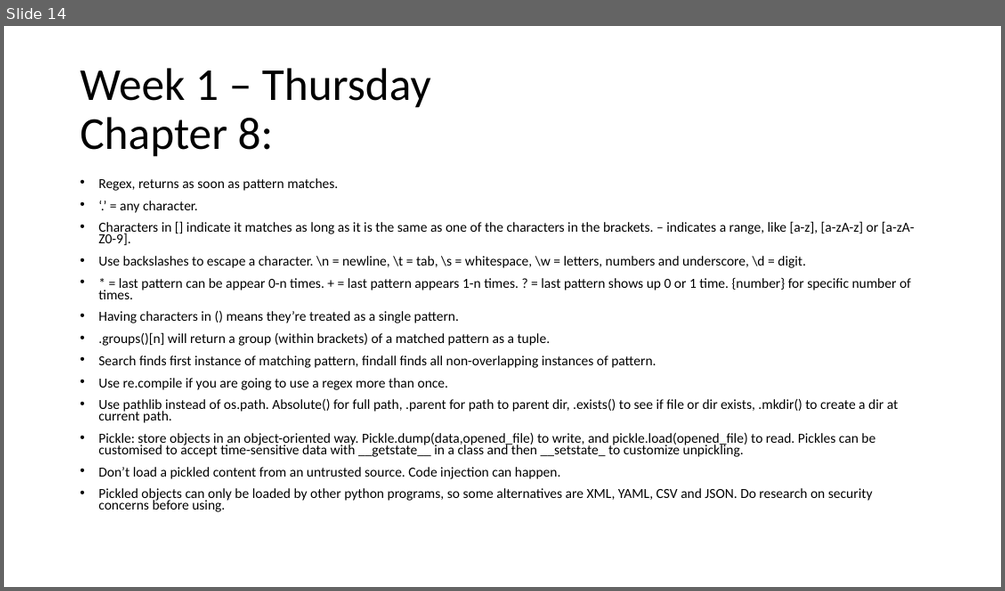
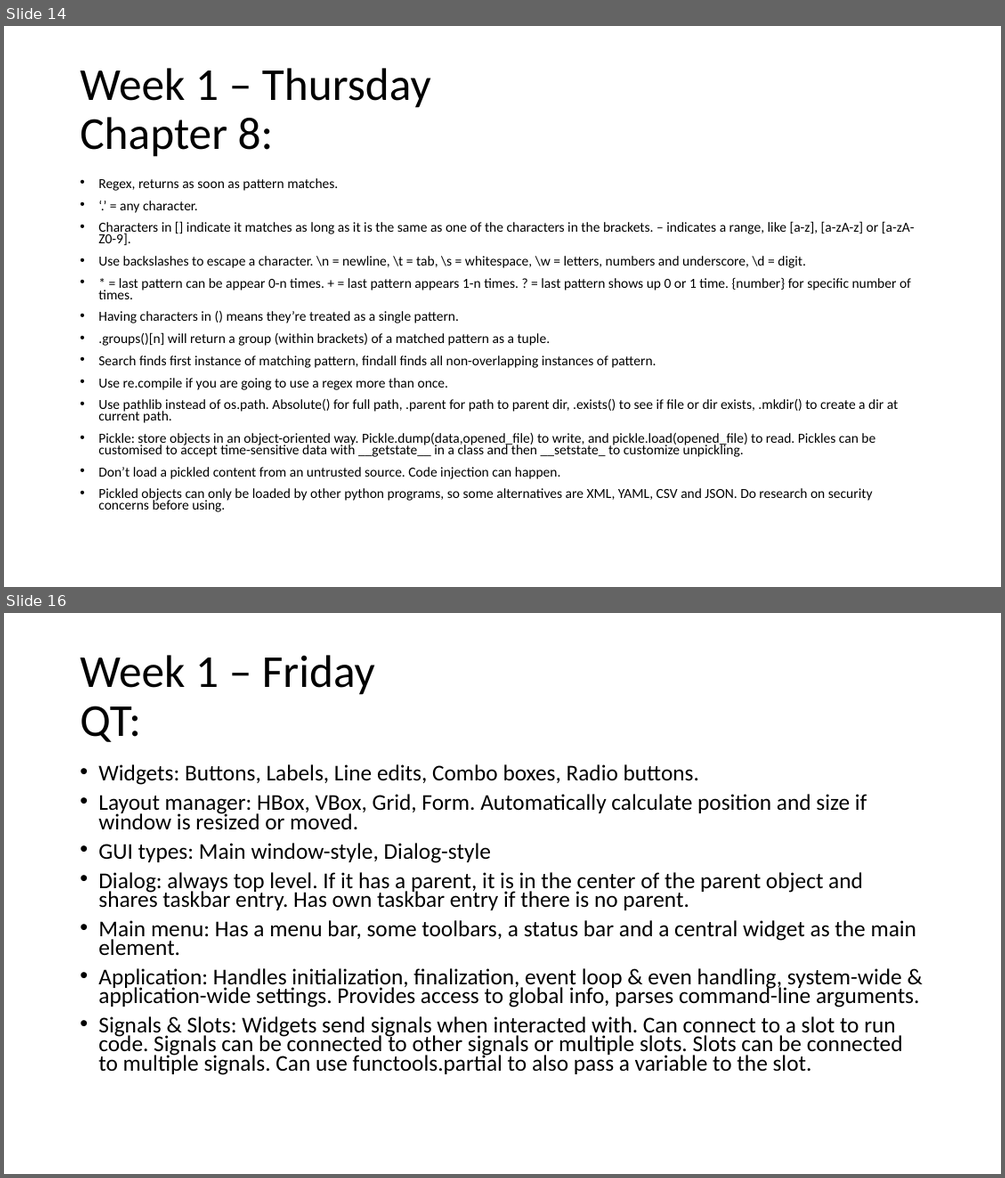
Before and after one commit to lamersfa/Python-Training-wk2226, a slide deck: Information learned during Python training.pptx. Shown one above the other, each under a label of ours: slide 14 before the commit, slides 14 and 16 after it; the slides between them are not shown. The pictures are 1005x591 and 1005x1178 pixels, drawn with LibreOffice and Linux fonts; fonts in the diff are those of the drawing. Boxes give left, top, right and bottom in pixels: in the first picture for what was removed or moved away, otherwise in the second. Text is boxed around its words. In the diff, an @@ line names an element or a change of style, - is before the commit and + after.

Commit message:
PyQT & Slides

```diff
--- a/Information learned during Python training.pptx
+++ b/Information learned during Python training.pptx
@@ slide 16 added at (4, 613, 1001, 1174), background #FFFFFF @@
@@ title added at (80, 655, 375, 742), 44 pt, text #000000 @@
+Week 1 – Friday
+QT:
@@ text added at (98, 764, 919, 1075), 21.7 pt, text #000000 @@
+• Widgets: Buttons, Labels, Line edits, Combo boxes, Radio buttons.
+• Layout manager: HBox, VBox, Grid, Form. Automatically calculate position and size if window is resized or moved.
+• GUI types: Main window-style, Dialog-style
+• Dialog: always top level. If it has a parent, it is in the center of the parent object and shares taskbar entry. Has own taskbar entry if there is no parent.
+• Main menu: Has a menu bar, some toolbars, a status bar and a central widget as the main element.
+• Application: Handles initialization, finalization, event loop & even handling, system-wide & application-wide settings. Provides access to global info, parses command-line arguments.
+• Signals & Slots: Widgets send signals when interacted with. Can connect to a slot to run code. Signals can be connected to other signals or multiple slots. Slots can be connected to multiple signals. Can use functools.partial to also pass a variable to the slot.
```
Also in this commit, not shown: 1 other slide added, 15 other files.
